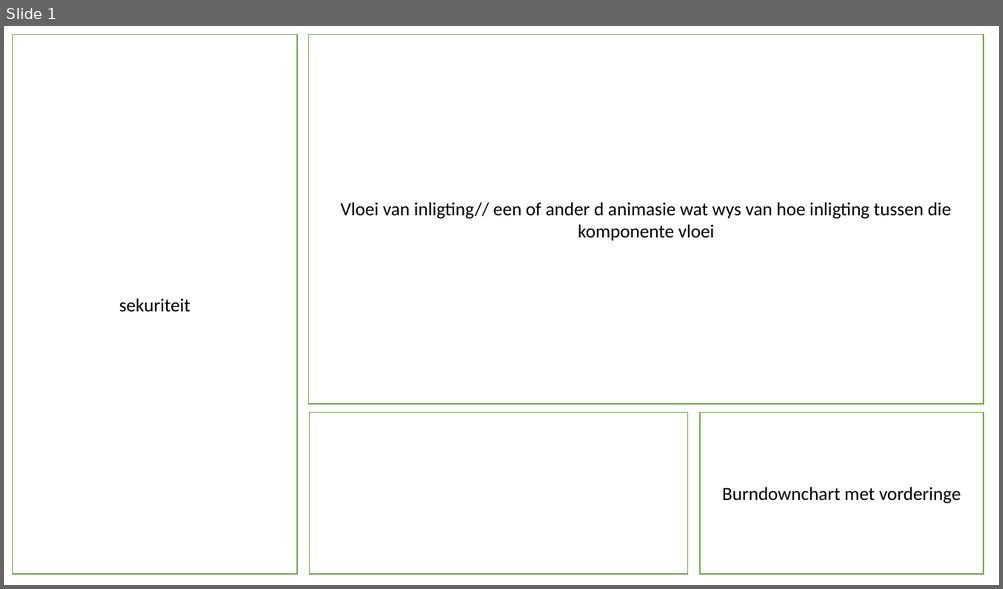
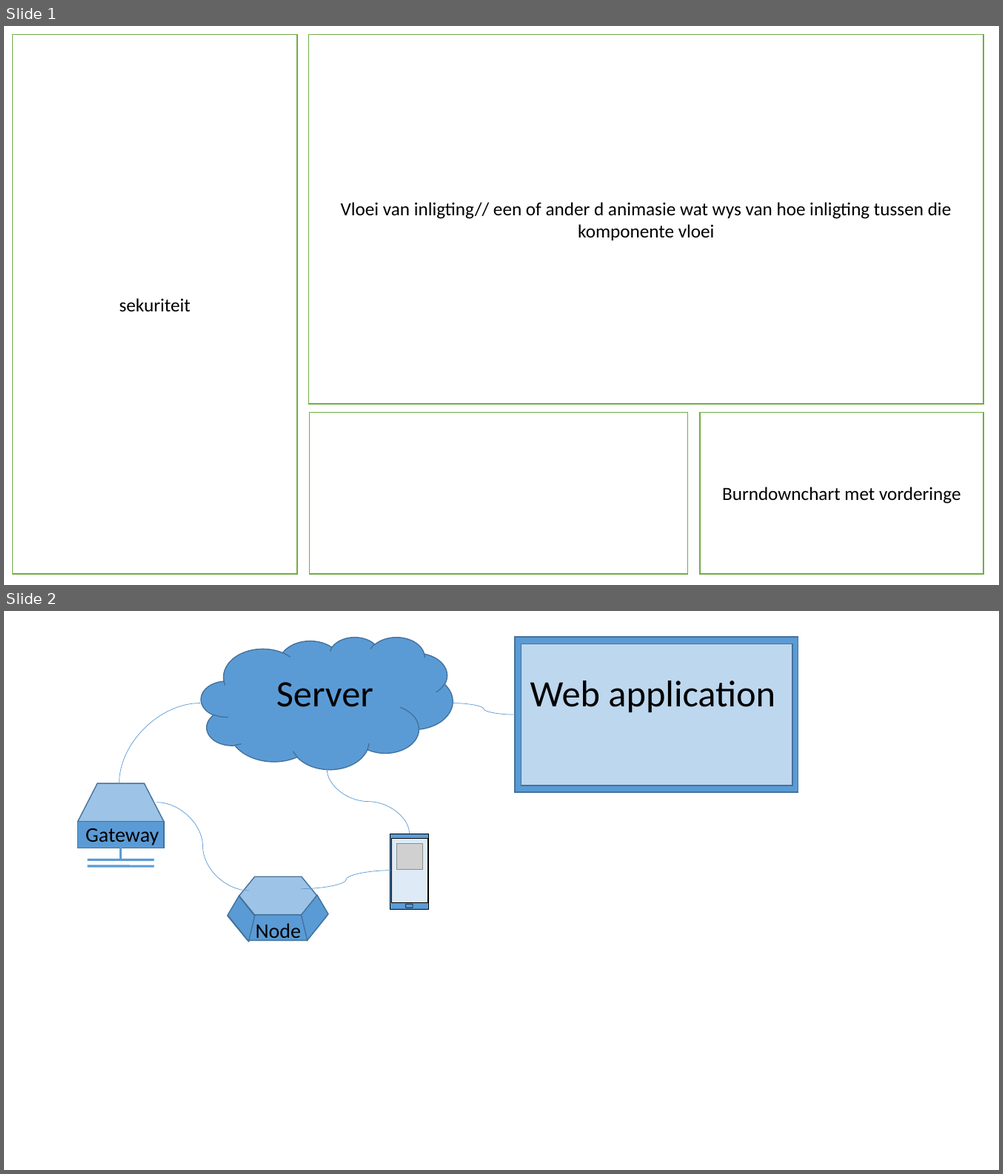
Before and after one commit to Unsolvable-Solutions/Project-EPIC, a slide deck: EPICDocuments/presentation-projectday.pptx. Shown one above the other, each under a label of ours: slide 1 before the commit, slides 1 and 2 after it. The pictures are 1003x589 and 1003x1174 pixels, drawn with LibreOffice and Linux fonts; fonts in the diff are those of the drawing; grey boxes stand for pictures. Boxes give left, top, right and bottom in pixels: in the first picture for what was removed or moved away, otherwise in the second. Text is boxed around its words. In the diff, an @@ line names an element or a change of style, - is before the commit and + after.

Commit message:
server interface updates

```diff
--- a/EPICDocuments/presentation-projectday.pptx
+++ b/EPICDocuments/presentation-projectday.pptx
@@ slide 2 added at bbox=[4, 611, 999, 1170], background #FFFFFF @@
@@ cloud added at bbox=[201, 637, 452, 770], fill #5B9BD5, outline #43739E 1 pt @@
@@ rectangle added at bbox=[515, 637, 799, 792], fill #5B9BD5, outline #43739E 1 pt @@
@@ rectangle added at bbox=[521, 644, 792, 786], fill #BDD7EE, outline #43739E 1 pt @@
@@ text added at bbox=[276, 682, 373, 707], 36 pt, text #000000 @@
+Server
@@ text added at bbox=[530, 681, 775, 712], 36 pt, text #000000 @@
+Web application
@@ curved line added from (119, 783) to (200, 703), #5B9BD5 0.5 pt @@
@@ curved line added from (452, 703) to (515, 715), #5B9BD5 0.5 pt @@
@@ curved line added from (327, 769) to (409, 834), #5B9BD5 0.5 pt @@
@@ curved line added from (157, 803) to (249, 891), #5B9BD5 0.5 pt @@
@@ text added at bbox=[85, 829, 159, 846], 20 pt, text #000000 @@
+Gateway
@@ group added at bbox=[78, 783, 164, 866]: 3 lines, 1 trapezoid, 1 rectangle @@
@@ curved line added from (301, 889) to (391, 871), #5B9BD5 0.5 pt @@
@@ group added at bbox=[223, 877, 333, 942]: 2 flow chart preparations, 2 parallelograms, 1 trapezoid @@
@@ group added at bbox=[390, 834, 429, 909]: 2 rectangles, 1 picture, 1 rounded rectangle @@
@@ text added at bbox=[256, 923, 301, 943], 20 pt, text #000000 @@
+Node
```
Also in this commit, not shown: 1 slide removed, 4 other files.
